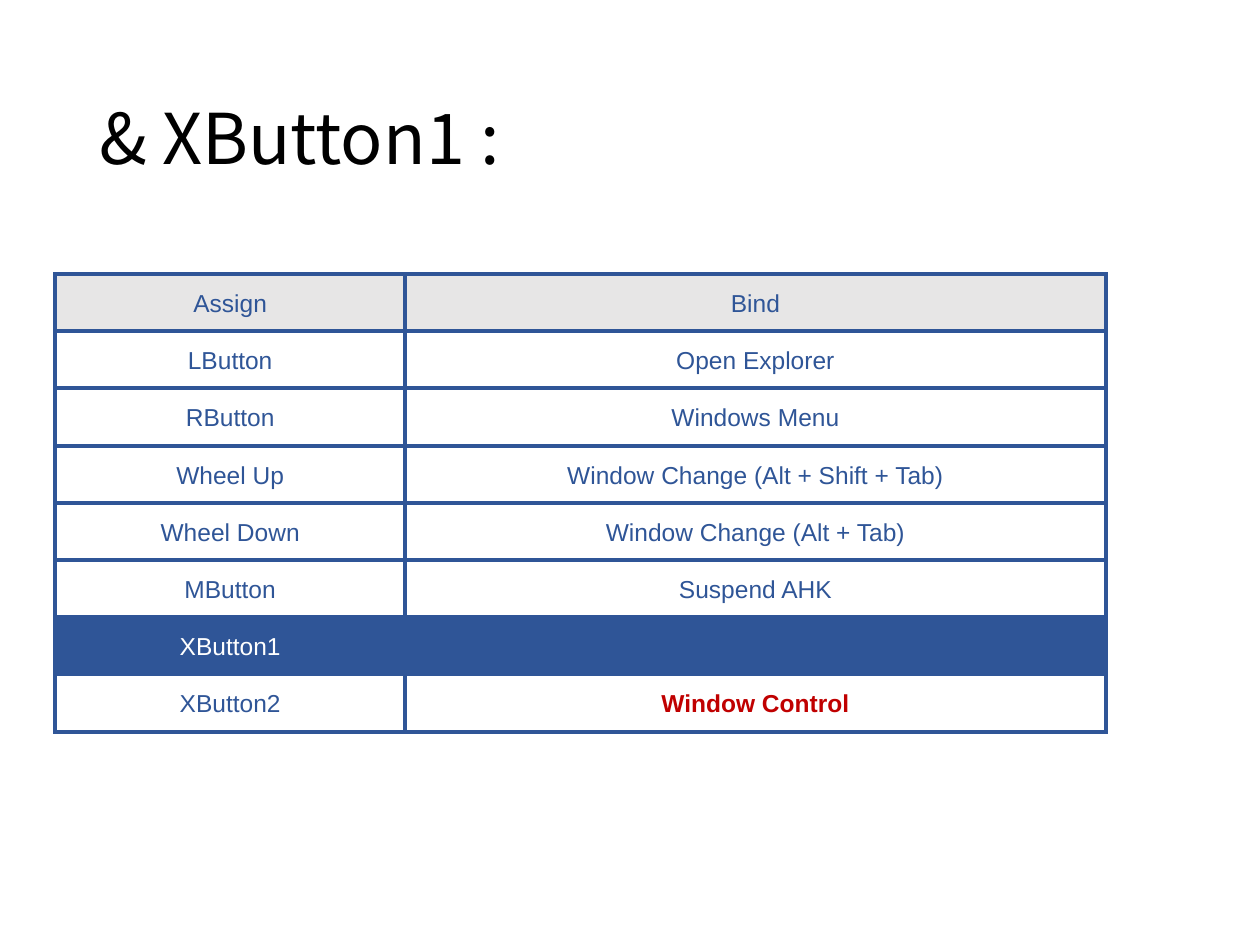
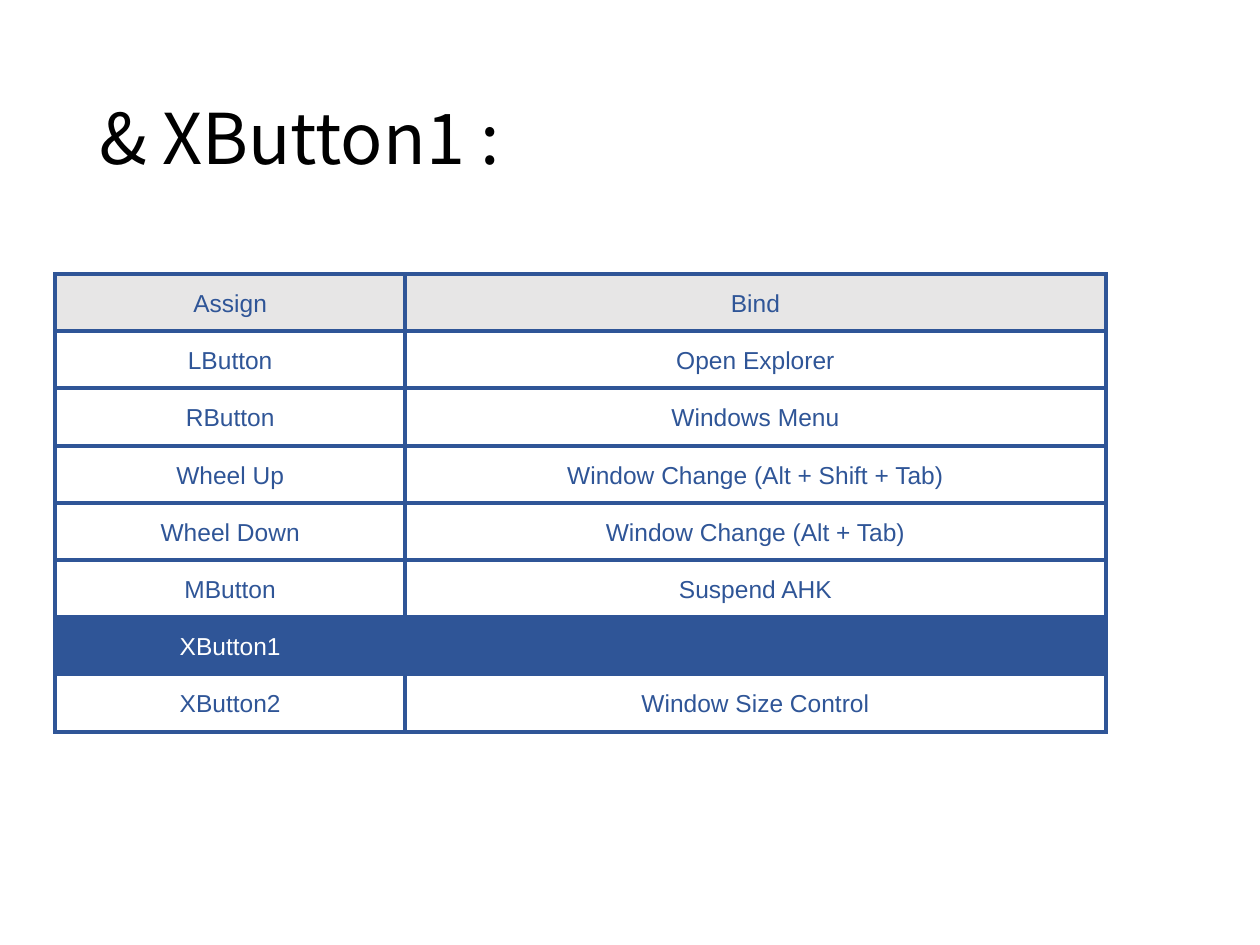
Before and after one commit to ittooo66/myAHK, a slide deck: slide 24 of MANUAL.pptx (slide 23 before the commit). Drawn at 1260x945 pixels with LibreOffice and Linux fonts; fonts in the diff are those of the drawing. Boxes give left, top, right and bottom in pixels: in the first picture for what was removed or moved away, otherwise in the second. Text is boxed around its words. In the diff, an @@ line names an element or a change of style, - is before the commit and + after.

```diff
--- a/MANUAL.pptx
+++ b/MANUAL.pptx
@@ rectangle "Window Size Control" at [406, 674, 1106, 731]: fill #FFFFFF to none @@
@@ text in rectangle at [641, 694, 869, 713]: text changed; text colour #C00000 to #2F5597; bold off @@
-Window Control
+Window Size Control
```
Also in this commit, not shown: 5 other slides changed, 3 slides added, 1 other file.
